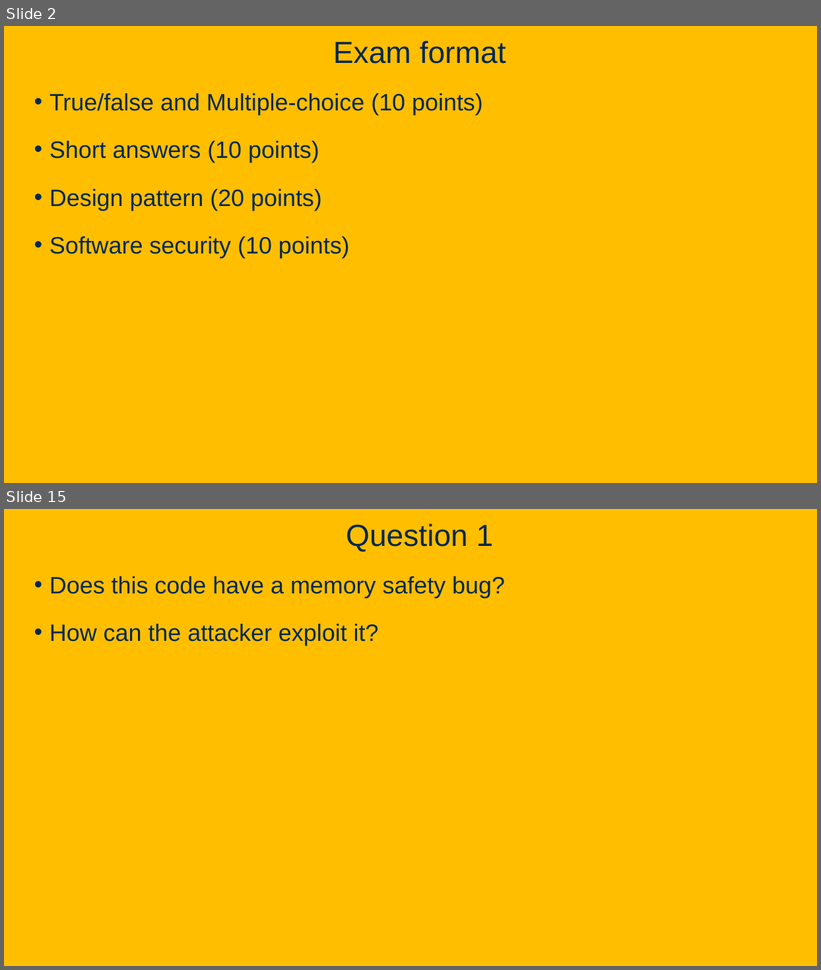
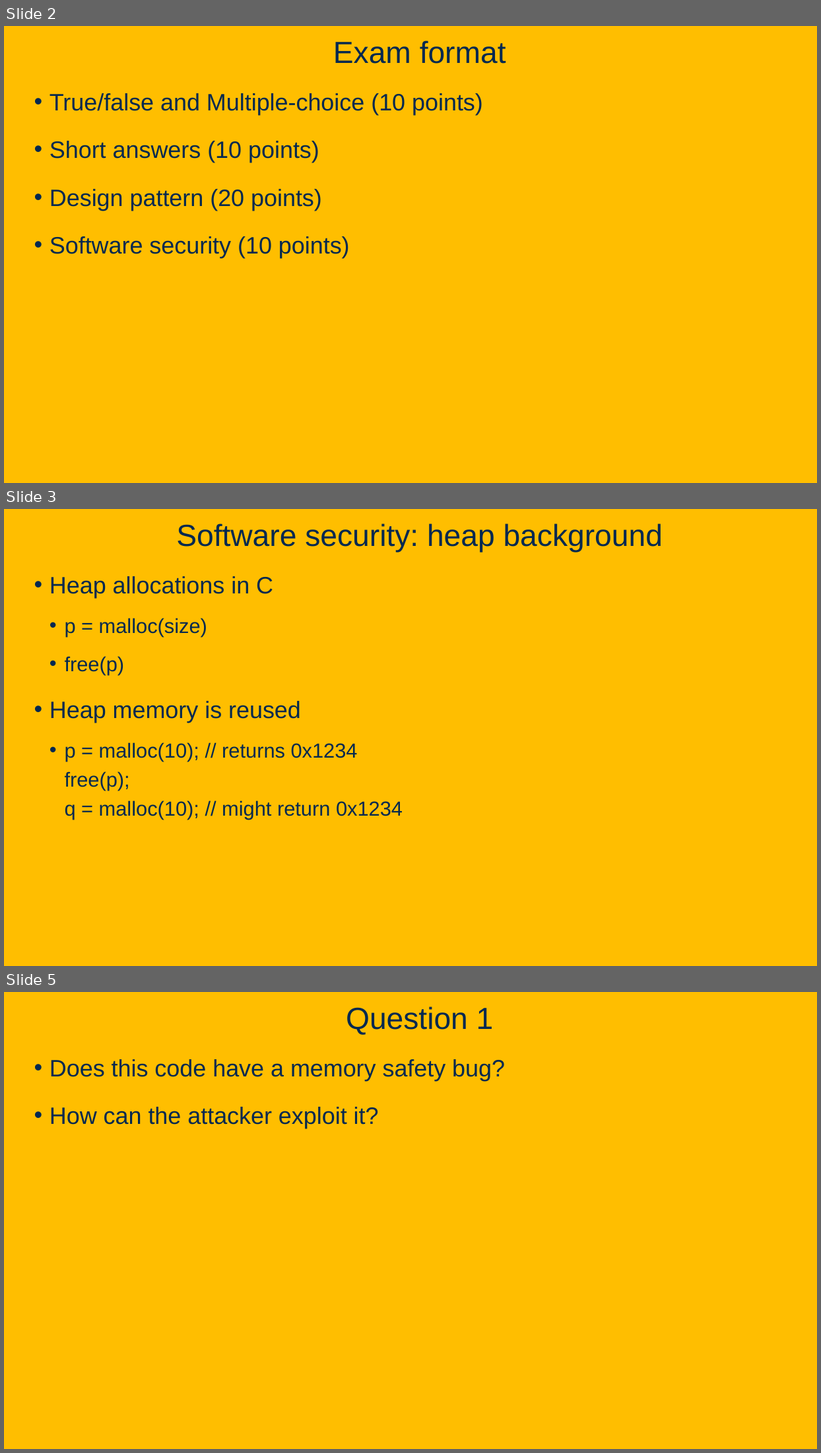
Before and after one commit to davsec-teaching/ECS160-Winter2025, a slide deck: slides/Sample_final_questions.pptx. Shown one above the other, each under a label of ours: slides 2 and 15 before the commit, slides 2, 3 and 5 after it; the slides between them are not shown. The pictures are 821x970 and 821x1453 pixels, drawn with LibreOffice and Linux fonts; fonts in the diff are those of the drawing; background and template pictures are left out. Boxes give left, top, right and bottom in pixels: in the first picture for what was removed or moved away, otherwise in the second. Text is boxed around its words. In the diff, an @@ line names an element or a change of style, - is before the commit and + after.

```diff
--- a/slides/Sample_final_questions.pptx
+++ b/slides/Sample_final_questions.pptx
@@ slide 3 added at <box>4,509,817,966</box>, background picture (left out) @@
@@ title added at <box>176,524,663,553</box>, 36 pt, text #022850 @@
+Software security: heap background
@@ text added at <box>50,576,403,820</box>, 24 pt, text #022850 @@
+• Heap allocations in C
+  • p = malloc(size)
+  • free(p)
+• Heap memory is reused
+  • p = malloc(10); // returns 0x1234
+    free(p);
+    q = malloc(10); // might return 0x1234
@@ what was slide 15 is now slide 5 @@
```
Also in this commit, not shown: 3 slides changed, 2 other slides added.
